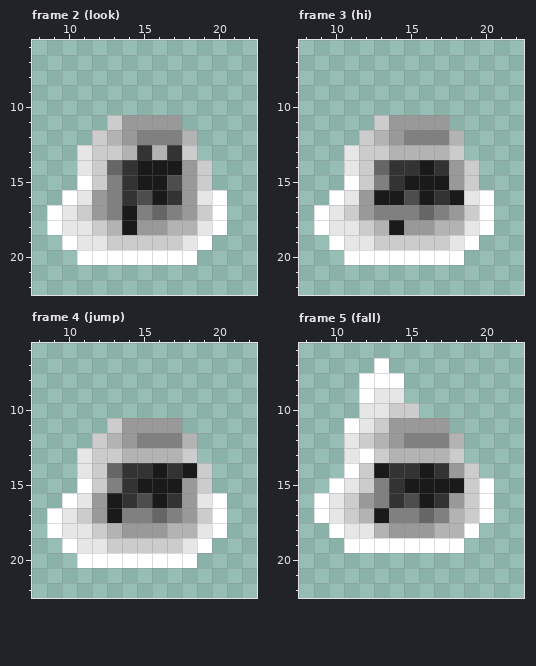
A pixel-art file gets an edit: Runtime/Visuals/Characters/ParametricMan.ase. The picture above was drawn from the file before the commit.
32x32 pixels, 41 frames. Shown: frame 2 (look): x 8..22, y 6..22; frame 3 (hi): x 8..22, y 6..22; frame 4 (jump): x 8..22, y 6..22; frame 5 (fall): x 8..22, y 6..22. The commit also changed other frames, which this record leaves out.
Now the later version:
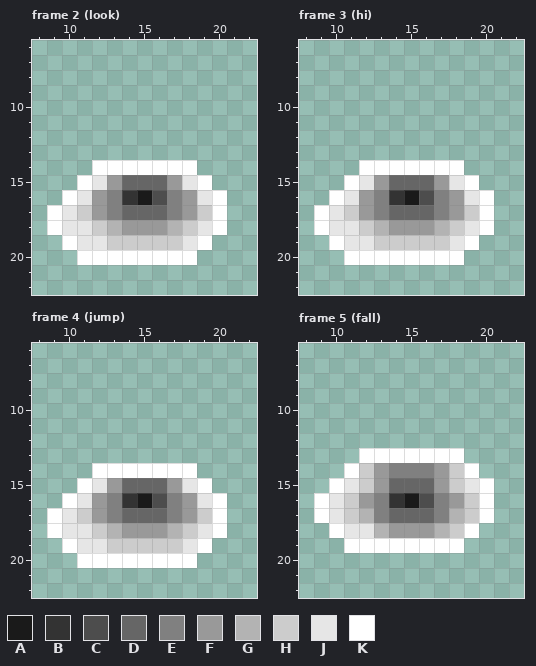
Palette (. is transparent): A #1a1a1a  B #333333  C #4d4d4d  D #666666  E #808080  F #999999  G #b3b3b3  H #cccccc  J #e6e6e6  K #ffffff
Diff:
layer "Hair" now hidden
layer "Abdomen" now hidden
layer "Legs" now hidden
layer "Head" now hidden
layer "LeftFoot" now hidden
layer "RightEye" now hidden
layer "LeftEye" now hidden
layer "RightHand" now hidden
layer "LeftHand" now hidden
layer "Beard" now hidden
--- frame 2 (look)
@@ x 8..22 @@
 10 ...............
-11 .....HFFFF.....
-12 ....HGFEEEG....
-13 ...JHHGBGBH....
-14 ...JHDBAAAFH...
-15 ...KHEBAACFH...
-16 ..KJFEBCABFJK..
-17 .KJHFEAEDEFHK..
-18 .KJJHGAFFGGJK..
+11 ...............
+12 ...............
+13 ...............
+14 ....KKKKKKK....
+15 ...KJFDDDFJK...
+16 ..KJFEBACEFJK..
+17 .KJHFEDDDEFHK..
+18 .KJJHGFFFGHJK..
 19 ..KJJHHHHHJK...
--- frame 3 (hi)
@@ x 8..22 @@
 10 ...............
-11 .....HFFFF.....
-12 ....HGFEEEG....
-13 ...JHHGGGGH....
-14 ...JHDBBABFH...
-15 ...KHEBAAAFH...
-16 ..KJFAACABAJK..
-17 .KJHFEEEDEFHK..
-18 .KJJHGAFFGGJK..
+11 ...............
+12 ...............
+13 ...............
+14 ....KKKKKKK....
+15 ...KJFDDDFJK...
+16 ..KJFEBACEFJK..
+17 .KJHFEDDDEFHK..
+18 .KJJHGFFFGHJK..
 19 ..KJJHHHHHJK...
--- frame 4 (jump)
@@ x 8..22 @@
 10 ...............
-11 .....HFFFF.....
-12 ....HGFEEEG....
-13 ...JHHGGGGH....
-14 ...JHDBBABAH...
-15 ...KHEBAAAFH...
-16 ..KJFABCABFJK..
-17 .KJHFAEEDEFHK..
-18 .KJJHGFFFGGJK..
+11 ...............
+12 ...............
+13 ...............
+14 ....KKKKKKK....
+15 ...KJFDDDFJK...
+16 ..KJFEBACEFJK..
+17 .KJHFEDDDEFHK..
+18 .KJJHGFFFGHJK..
 19 ..KJJHHHHHJK...
--- frame 5 (fall)
@@ x 8..22 @@
  6 ...............
- 7 .....K.........
- 8 ....KKK........
- 9 ....KJJ........
-10 ....JJHH.......
-11 ...KJHFFFF.....
-12 ...JHGFEEEG....
-13 ...JKHGGGGH....
-14 ...KHABBABFH...
-15 ..KJHEBAAAAHK..
-16 .KJHFEBCABFHK..
-17 .KJHGAEEDEGHK..
-18 ..KJJGFFFGGK...
+ 7 ...............
+ 8 ...............
+ 9 ...............
+10 ...............
+11 ...............
+12 ...............
+13 ....KKKKKKK....
+14 ...KHFEEEFHK...
+15 ..KJHFDDDFHJK..
+16 .KJHFEBACEFHK..
+17 .KJHGEDDDEGHK..
+18 ..KJJGFFFGHK...
 19 ...KKKKKKKK....
